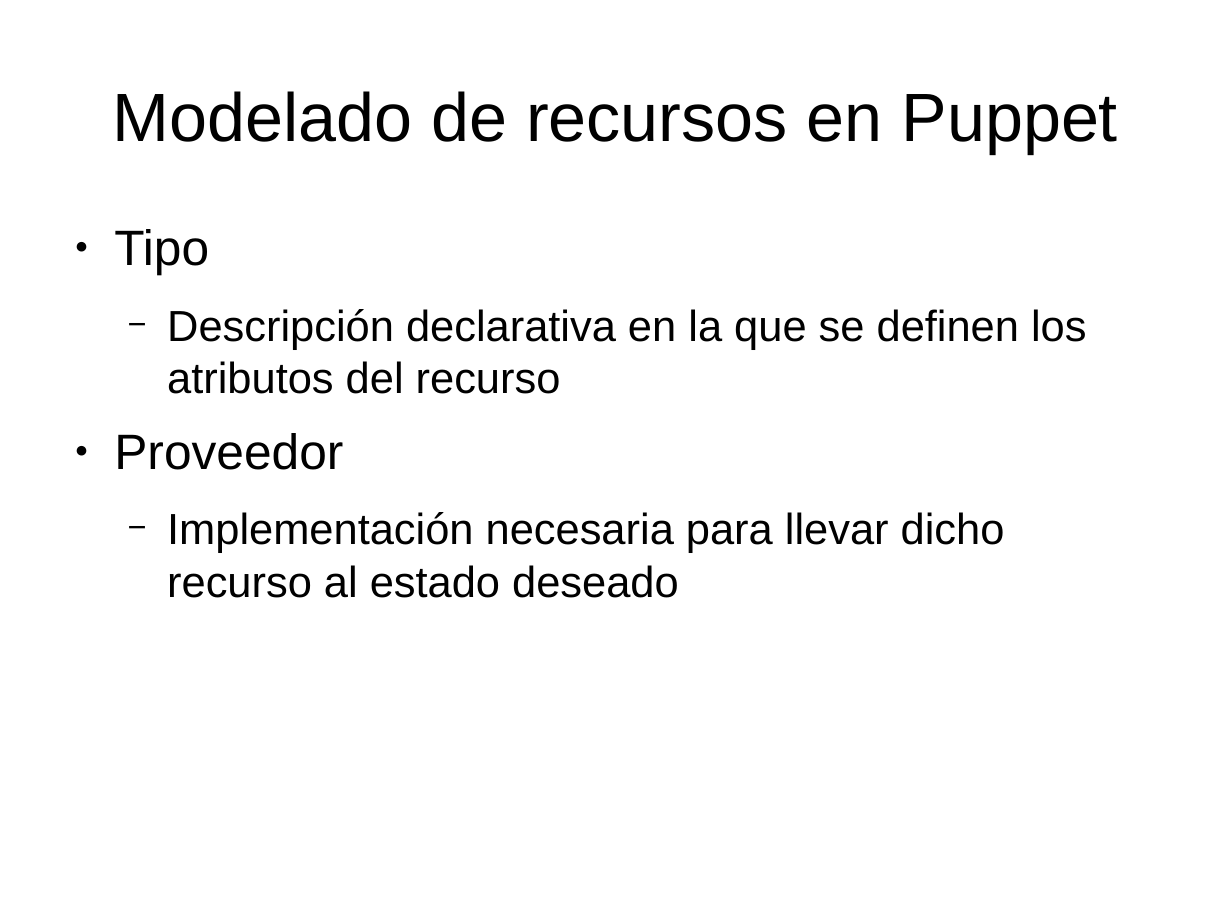
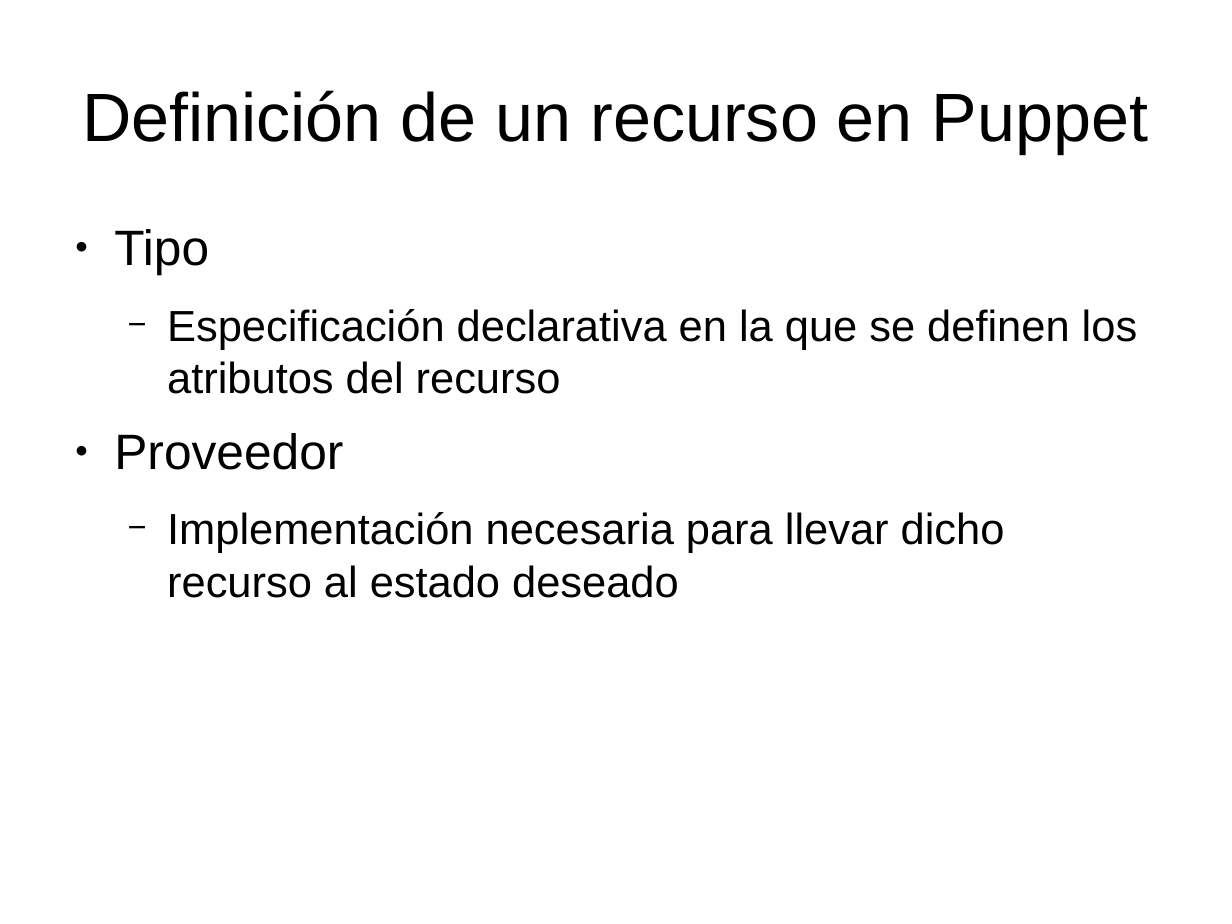
Before and after one commit to dcere/pfc, a slide deck: slide 9 of adm/presentacion/presentacion.odp. Drawn at 1232x924 pixels with LibreOffice and Linux fonts; fonts in the diff are those of the drawing. Boxes give left, top, right and bottom in pixels: in the first picture for what was removed or moved away, otherwise in the second. Text is boxed around its words. In the diff, an @@ line names an element or a change of style, - is before the commit and + after.

```diff
--- a/adm/presentacion/presentacion.odp
+++ b/adm/presentacion/presentacion.odp
@@ title at [82, 90, 1148, 153]: text changed @@
-Modelado de recursos en Puppet
+Definición de un recurso en Puppet
@@ text at [167, 309, 1138, 394]: text changed @@
-  − Descripción declarativa en la que se definen los atributos del recurso
+  − Especificación declarativa en la que se definen los atributos del recurso
```
Also in this commit, not shown: 9 other slides changed, 6 slides added, 3 other files.
